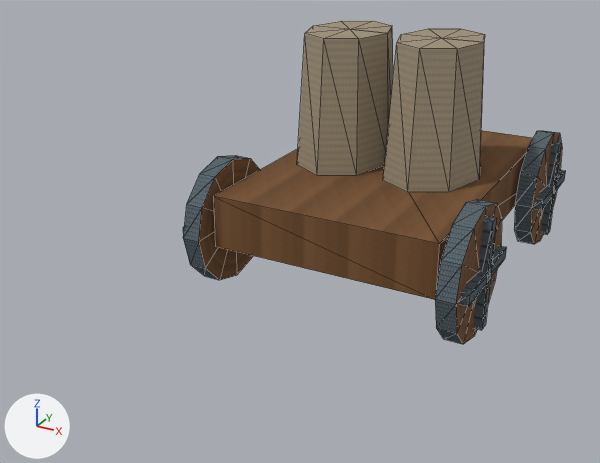
Renders of the glTF model app/src/main/assets/3d/field/unit-transport-lod0.glb from each side of a commit.
Camera for both pictures: a camera (50 mm lens) standing at (0.418, -1.025, 0.52) and looking at (-0.037, -0.199, 0.107). The axes (+X, +Y, +Z) are drawn at lower left. The lights are the same throughout. The picture after the commit comes second. Mesh edges are drawn as thin lines. Vertices at exactly the same position are counted once.
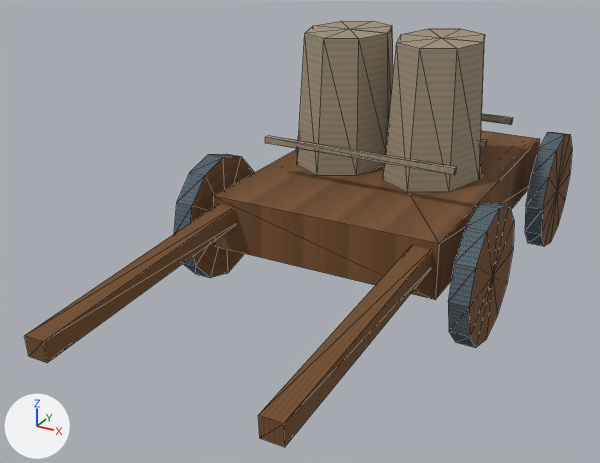
Boxes [x1, y1, x2, y2] around the edits, measured in the pictures (600 x 463 px; the box of a moved part takes in the faces that stretch with it):
'Mesh_0', reshaped (43% wider, 32% taller)
    before: [183, 21, 566, 344]
    after: [25, 21, 572, 447]
part 1 of me_mesh_0, moved or reshaped
    before: [183, 155, 260, 280]
    after: [174, 154, 254, 278]
part 2 of me_mesh_0, moved or reshaped
    before: [514, 131, 562, 244]
    after: [525, 132, 572, 246]
part 3 of me_mesh_0, moved or reshaped
    before: [435, 199, 502, 344]
    after: [448, 202, 514, 348]
part 4 of me_mesh_0, added
    after: [25, 114, 513, 447]

What the commit changed:
me_mesh_0 is used by ob_mesh_0; location (0.0, 0.0, 0.0).
me_mesh_0 had 214 vertices, 330 faces and spanned x -0.192..0.192, y -0.245..0.245, z 0.0..0.32.
me_mesh_0 now has 270 vertices, 400 faces and spans x -0.197..0.197, y -0.551..0.245, z 0.0..0.32.
me_mesh_0 part 1: the loose piece of 26 vertices spanning x -0.182..-0.158, y -0.245..-0.075, z 0.0..0.17 is moved by (-0.015, 0.0, 0.0).
me_mesh_0 part 2: the loose piece of 26 vertices spanning x 0.158..0.182, y 0.075..0.245, z 0.0..0.17 is moved by (0.015, 0.0, 0.0).
me_mesh_0 part 3: the loose piece of 26 vertices spanning x 0.158..0.182, y -0.245..-0.075, z 0.0..0.17 is moved by (0.015, 0.0, 0.0).
Part 4, on me_mesh_0:
20 vertices are added at x -0.142..0.118, y -0.551..0.124, z 0.088..0.194.
12 new vertices lie (0.26, 0.0, 0.0) away from vertices in x -0.13, y -0.124..0.124, z 0.186..0.194.
8 new vertices lie (0.024, 0.0, 0.0) away from vertices in x -0.142..0.118, y -0.551..-0.199, z 0.088..0.132.
50 new faces join them.
Other edits to the shape of me_mesh_0 do not show in these pictures.
